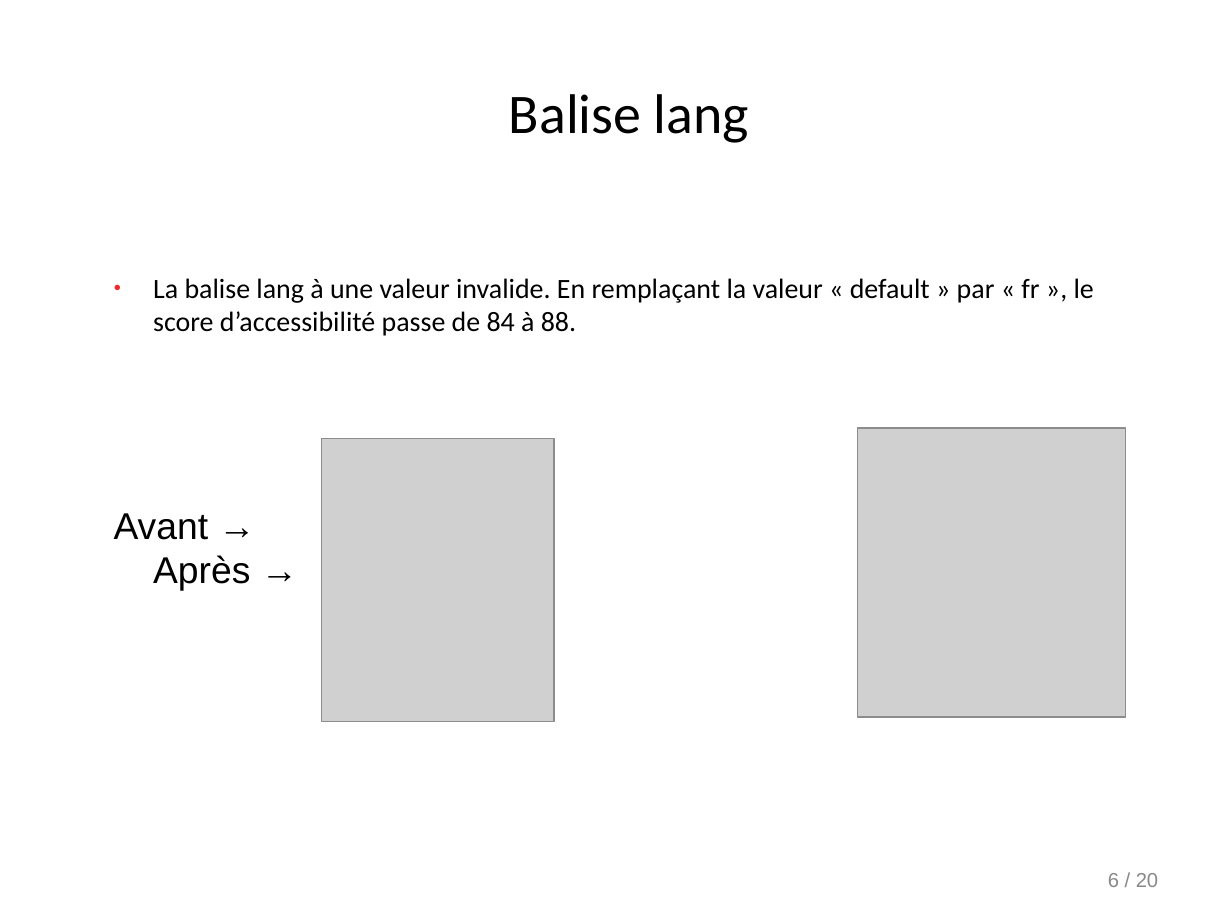
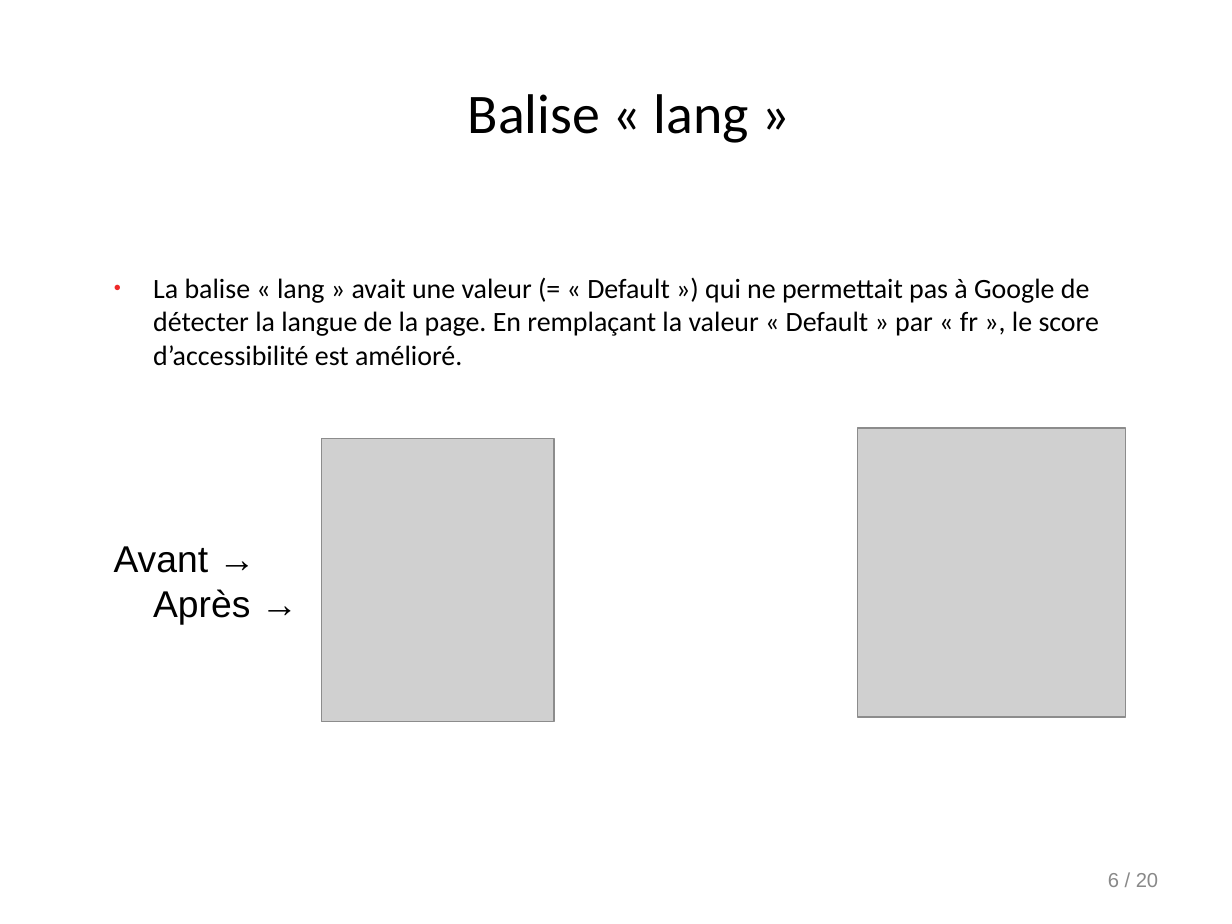
Before and after one commit to Doppler123/OPC_P4_La_Panthere, a slide deck: slide 6 of audit/Rapport.odp. Drawn at 1232x924 pixels with LibreOffice and Linux fonts; fonts in the diff are those of the drawing; grey boxes stand for pictures. Boxes give left, top, right and bottom in pixels: in the first picture for what was removed or moved away, otherwise in the second. Text is boxed around its words. In the diff, an @@ line names an element or a change of style, - is before the commit and + after.

```diff
--- a/audit/Rapport.odp
+++ b/audit/Rapport.odp
@@ title at (468,94,749,143): text changed @@
-Balise lang
+Balise « lang »
@@ text at (153,278,1099,366): text changed @@
-● La balise lang à une valeur invalide. En remplaçant la valeur « default » par « fr », le score d’accessibilité passe de 84 à 88.
+● La balise « lang » avait une valeur (= « Default ») qui ne permettait pas à Google de détecter la langue de la page. En remplaçant la valeur « Default » par « fr », le score d’accessibilité est amélioré.
```
Also in this commit, not shown: 15 other slides changed, 2 other files.
